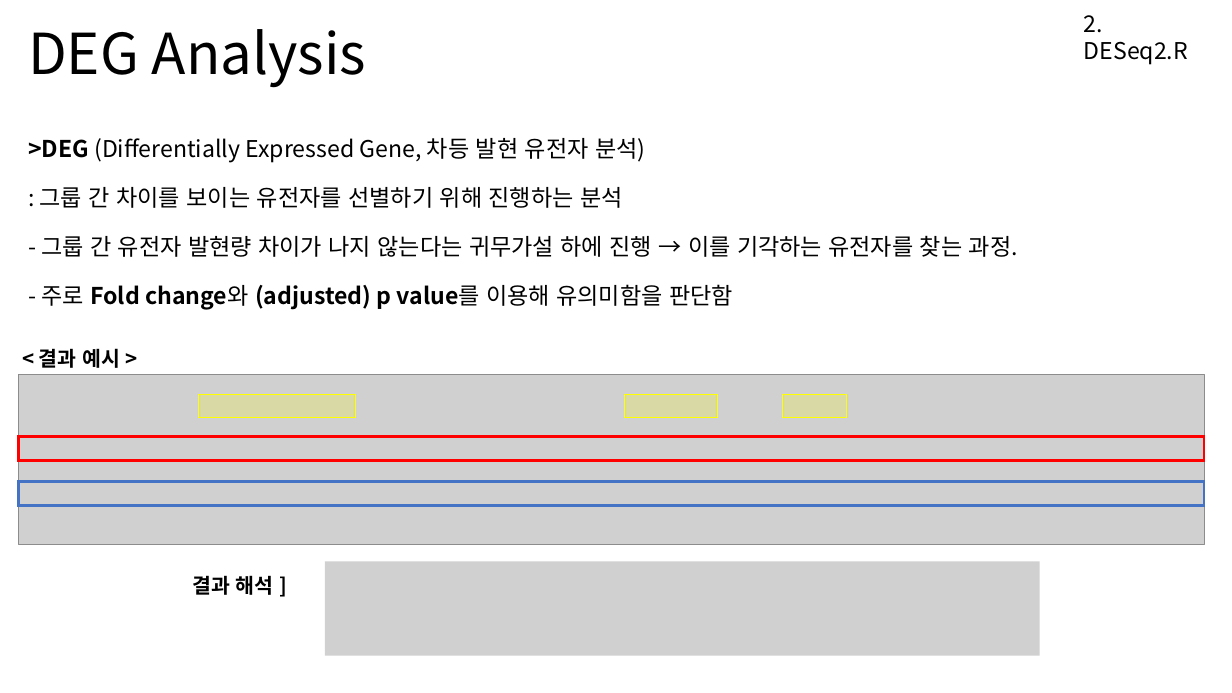
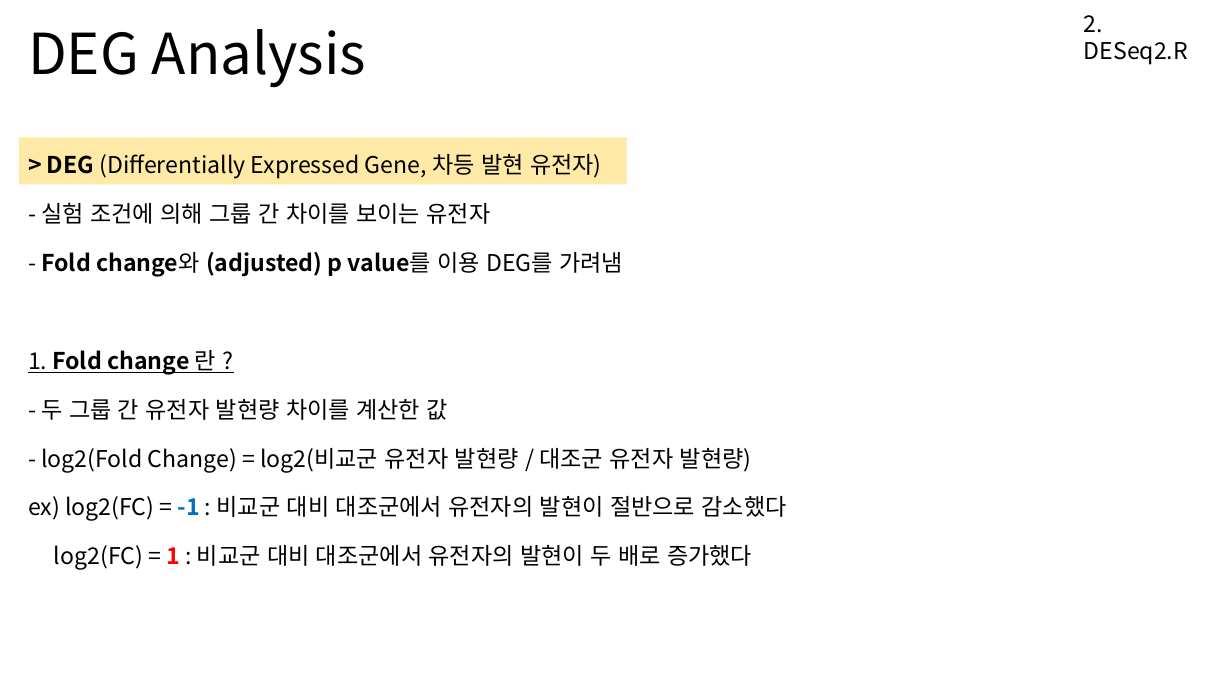
Before and after one commit to Khreat0205/Education_BulkRNAseq, a slide deck: slide 6 of Presentation/2. DESeq2 (수정).pptx. Drawn at 1232x693 pixels with LibreOffice and Linux fonts; fonts in the diff are those of the drawing; grey boxes stand for pictures. Boxes give left, top, right and bottom in pixels: in the first picture for what was removed or moved away, otherwise in the second. Text is boxed around its words. In the diff, an @@ line names an element or a change of style, - is before the commit and + after.

```diff
--- a/Presentation/2. DESeq2 (수정).pptx
+++ b/Presentation/2. DESeq2 (수정).pptx
@@ rectangle added at bbox=[18, 138, 627, 185], fill #FFC000 at 35% opacity @@
@@ text at bbox=[28, 154, 787, 570]: text changed @@
->DEG (Differentially Expressed Gene, 차등 발현 유전자 분석)
-: 그룹 간 차이를 보이는 유전자를 선별하기 위해 진행하는 분석
-- 그룹 간 유전자 발현량 차이가 나지 않는다는 귀무가설 하에 진행 → 이를 기각하는 유전자를 찾는 과정.
-- 주로 Fold change와 (adjusted) p value를 이용해 유의미함을 판단함
+> DEG (Differentially Expressed Gene, 차등 발현 유전자)
+- 실험 조건에 의해 그룹 간 차이를 보이는 유전자
+- Fold change와 (adjusted) p value를 이용 DEG를 가려냄
+1. Fold change 란 ?
+- 두 그룹 간 유전자 발현량 차이를 계산한 값
+- log2(Fold Change) = log2(비교군 유전자 발현량 / 대조군 유전자 발현량)
+ex) log2(FC) = -1 : 비교군 대비 대조군에서 유전자의 발현이 절반으로 감소했다
+log2(FC) = 1 : 비교군 대비 대조군에서 유전자의 발현이 두 배로 증가했다
@@ text removed at bbox=[39, 348, 120, 368] @@
-< 결과 예시 >
@@ group removed at bbox=[18, 374, 1204, 544]: 3 rectangles, 1 picture @@
@@ rectangle removed at bbox=[18, 436, 1204, 460] @@
@@ rectangle removed at bbox=[18, 482, 1204, 506] @@
@@ picture removed at bbox=[325, 562, 1041, 656] @@
@@ text removed at bbox=[192, 575, 274, 595] @@
-결과 해석 ]
```
Also in this commit, not shown: 22 other slides changed, 21 slides added, 24 slides removed, 1 other file.
